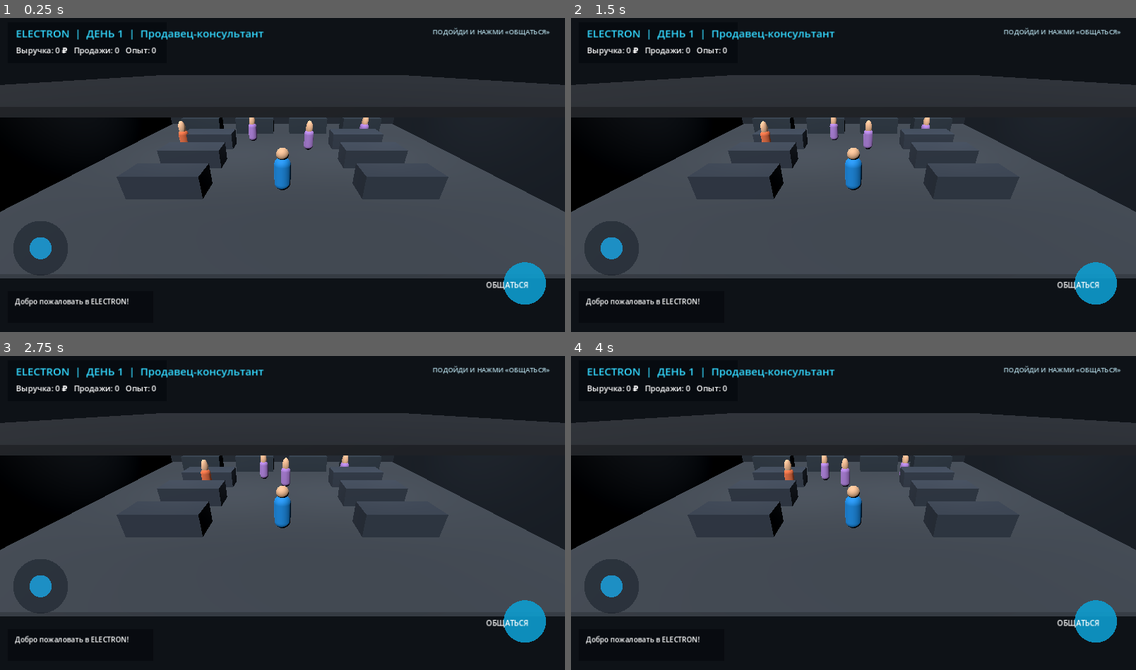
Above: before the commit, frames 1-4 (two rows, left to right).
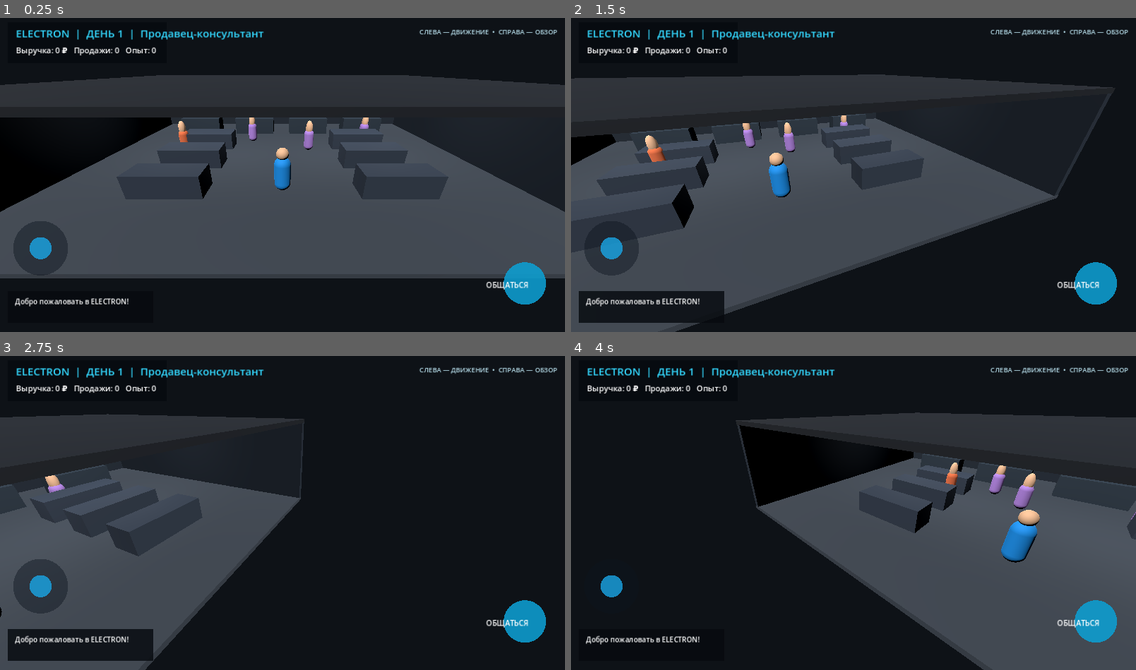
Above: after the commit, the same moments.

Repository: shilinillyaalexandrovich-wq/ELECTRON-3D
Game: Godot game, scene res://scenes/main.tscn
Two runs of this game, one before a commit and one after it. Both use one fixed random seed, a clock stepped at 60 frames per second and the inputs below.
Inputs (mouse positions are in pixels of both pictures, inside the frame that each line leads up to):
- Up to frame 1 (0.25 s): no input
- Up to frame 2 (1.5 s): move the mouse to (977, 156) at 0.52 s; click (977, 156) at 0.67 s; drag from (740, 187) to (825, 237) at 1.27 s
- Up to frame 3 (2.75 s): move the mouse to (339, 440) at 2.02 s; click (339, 440) at 2.17 s
- Up to frame 4 (4 s): drag from (825, 575) to (684, 462) at 2.77 s; move the mouse to (1023, 560) at 3.52 s; click (1023, 560) at 3.67 s

The runs differ from the first frame. In frame 1, 0.3% of the frame differs, in the area x 74-99%, y 3-6%; in frame 2, 25%; in frame 3, 38%, in the area x 0-100%, y 3-100%; in frame 4, 35%.

Commit message:
Add GTA-style swipe camera controls

Diff:
--- a/scripts/game.gd
+++ b/scripts/game.gd
@@ -15,6 +15,9 @@
 var joystick_touch := -1
 var joystick_origin := Vector2.ZERO
 var joystick_vector := Vector2.ZERO
+var camera_touch := -1
+var camera_yaw := 0.0
+var camera_sensitivity := 0.006
 var action_button_rect := Rect2()
 var active_customer: Node3D
 var dialogue_step := -1
@@ -112,6 +115,7 @@
     camera = Camera3D.new()
     camera.position = Vector3(0, 5.2, 8.5)
     camera.rotation_degrees = Vector3(-27, 0, 0)
+    camera_yaw = 0.0
     camera.current = true
     player.add_child(camera)
 
@@ -140,7 +144,7 @@
     hud.draw_string(ThemeDB.fallback_font, Vector2(36, 88), "Выручка: %d ₽   Продажи: %d   Опыт: %d" % [money, sales, career.experience], HORIZONTAL_ALIGNMENT_LEFT, -1, 18, Color.WHITE)
     hud.draw_rect(Rect2(18, size.y - 92, 330, 72), Color(0.025, 0.04, 0.06, 0.82), true)
     hud.draw_string(ThemeDB.fallback_font, Vector2(34, size.y - 63), message, HORIZONTAL_ALIGNMENT_LEFT, 290, 16, Color.WHITE)
-    hud.draw_string(ThemeDB.fallback_font, Vector2(size.x - 300, 45), "ПОДОЙДИ И НАЖМИ «ОБЩАТЬСЯ»", HORIZONTAL_ALIGNMENT_LEFT, 290, 15, Color(0.7, 0.85, 0.9))
+    hud.draw_string(ThemeDB.fallback_font, Vector2(size.x - 330, 45), "СЛЕВА — ДВИЖЕНИЕ  •  СПРАВА — ОБЗОР", HORIZONTAL_ALIGNMENT_LEFT, 320, 15, Color(0.7, 0.85, 0.9))
     var center := Vector2(92, size.y - 190)
     hud.draw_circle(center, 62, Color(0.05, 0.08, 0.12, 0.45))
     hud.draw_circle(center + joystick_vector * 36, 25, Color(0.1, 0.65, 0.9, 0.8))
@@ -177,7 +181,7 @@
 func _physics_process(_delta: float) -> void:
     if not is_instance_valid(player):
         return
-    var direction := Vector3(joystick_vector.x, 0, joystick_vector.y)
+    var direction := Vector3(joystick_vector.x, 0, joystick_vector.y).rotated(Vector3.UP, camera_yaw)
     if direction.length() > 0.08:
         direction = direction.normalized()
         player.velocity.x = direction.x * 4.2
@@ -187,6 +191,7 @@
         player.velocity.x = move_toward(player.velocity.x, 0.0, 20.0 * get_physics_process_delta_time())
         player.velocity.z = move_toward(player.velocity.z, 0.0, 20.0 * get_physics_process_delta_time())
     player.velocity.y = 0
+    camera.rotation.y = camera_yaw - player.rotation.y
     player.move_and_slide()
     player.position.x = clamp(player.position.x, -10.5, 10.5)
     player.position.z = clamp(player.position.z, -7.5, 7.5)
@@ -204,21 +209,36 @@
                 _handle_dialogue_tap(event.position)
             elif action_button_rect.has_point(event.position):
                 _serve_customer()
-        elif event.index == joystick_touch:
-            joystick_touch = -1
-            joystick_vector = Vector2.ZERO
-    elif event is InputEventScreenDrag and event.index == joystick_touch:
-        _update_stick(event.position)
-    elif event is InputEventMouseButton and event.pressed:
-        if is_instance_valid(active_customer):
-            _handle_dialogue_tap(event.position)
-        elif action_button_rect.has_point(event.position):
-            _serve_customer()
-        elif center.distance_to(event.position) < 90:
-            joystick_touch = 0
+            elif event.position.x > size.x * 0.42 and event.position.y < size.y - 185:
+                camera_touch = event.index
+        else:
+            if event.index == joystick_touch:
+                joystick_touch = -1
+                joystick_vector = Vector2.ZERO
+            if event.index == camera_touch:
+                camera_touch = -1
+    elif event is InputEventScreenDrag:
+        if event.index == joystick_touch:
             _update_stick(event.position)
-    elif event is InputEventMouseMotion and joystick_touch == 0 and Input.is_mouse_button_pressed(MOUSE_BUTTON_LEFT):
-        _update_stick(event.position)
+        elif event.index == camera_touch:
+            _rotate_camera(event.relative.x)
+    elif event is InputEventMouseButton:
+        if event.pressed:
+            if is_instance_valid(active_customer):
+                _handle_dialogue_tap(event.position)
+            elif action_button_rect.has_point(event.position):
+                _serve_customer()
+            elif center.distance_to(event.position) < 90:
+                joystick_touch = 0
+                joystick_origin = center
+                _update_stick(event.position)
+            elif event.position.x > size.x * 0.42 and event.position.y < size.y - 185:
+                camera_touch = 0
+    elif event is InputEventMouseMotion:
+        if joystick_touch == 0 and Input.is_mouse_button_pressed(MOUSE_BUTTON_LEFT):
+            _update_stick(event.position)
+        elif camera_touch == 0 and Input.is_mouse_button_pressed(MOUSE_BUTTON_LEFT):
+            _rotate_camera(event.relative.x)
 
 func _update_stick(pos: Vector2) -> void:
     joystick_vector = ((pos - joystick_origin) / 55.0).limit_length(1.0)
@@ -374,3 +394,7 @@
     material.albedo_color = color
     material.roughness = 0.82
     return material
+
+func _rotate_camera(horizontal_delta: float) -> void:
+    camera_yaw -= horizontal_delta * camera_sensitivity
+    camera_yaw = wrapf(camera_yaw, -TAU, TAU)
